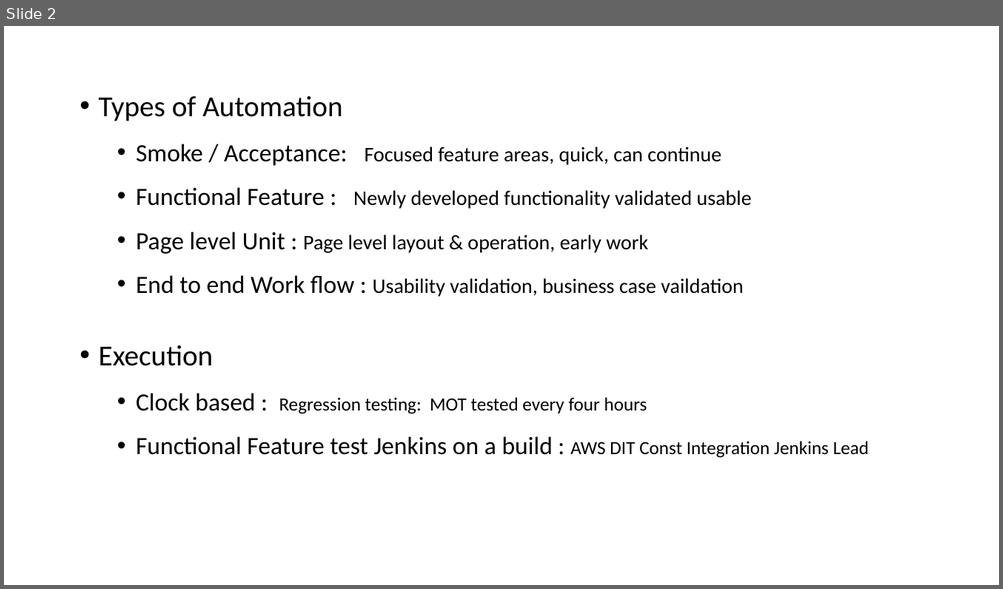
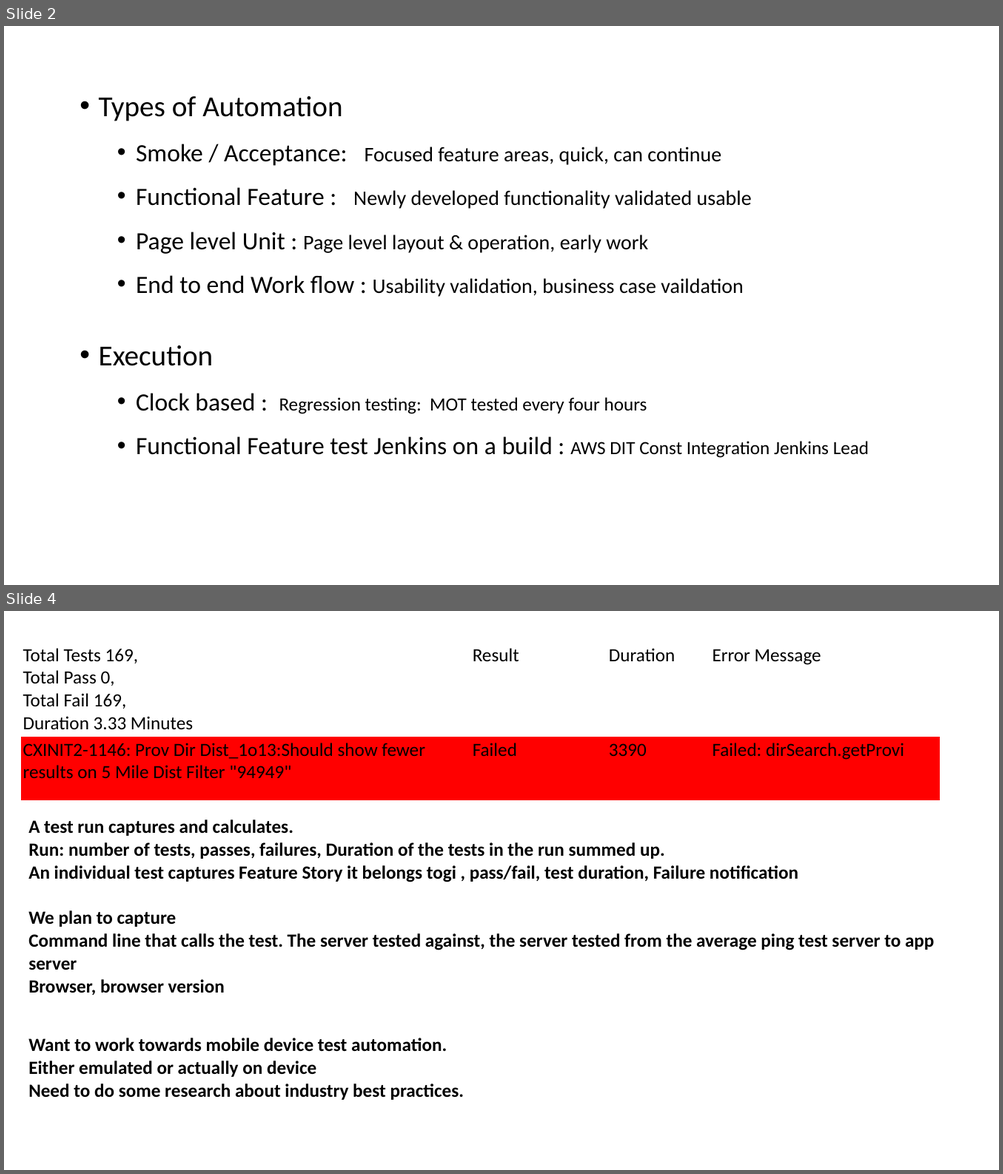
Before and after one commit to raghav9329/mainProf, a slide deck: 2017AutomationStrategy.pptx. Shown one above the other, each under a label of ours: slide 2 before the commit, slides 2 and 4 after it; the slides between them are not shown. The pictures are 1003x589 and 1003x1174 pixels, drawn with LibreOffice and Linux fonts; fonts in the diff are those of the drawing. Boxes give left, top, right and bottom in pixels: in the first picture for what was removed or moved away, otherwise in the second. Text is boxed around its words. In the diff, an @@ line names an element or a change of style, - is before the commit and + after.

Commit message:
11/3/17 edits added

```diff
--- a/2017AutomationStrategy.pptx
+++ b/2017AutomationStrategy.pptx
@@ slide 4 added at [4,611,999,1170], background #FFFFFF @@
@@ table added at [21,641,939,798], 2 rows, 4 columns @@
+Total Tests 169, Total Pass 0, Total Fail 169, Duration 3.33 Minutes | Result | Duration | Error Message
+CXINIT2-1146: Prov Dir Dist_1o13:Should show fewer results on 5 Mile Dist Filter "94949" | Failed | 3390 | Failed: dirSearch.getProvi
@@ table added at [21,812,985,1008], 1 rows, 1 columns @@
+A test run captures and calculates. / Run: number of tests, passes, failures, Duration of the tests in the run summed up. / An individual test captures Feature Story it belongs togi , pass/fail, test duration, Failure notification / We plan to capture / Command line that calls the test. The server tested against, the server tested from the average ping test server to app server / Browser, browser version
@@ table added at [21,1031,827,1105], 1 rows, 1 columns @@
+Want to work towards mobile device test automation. / Either emulated or actually on device / Need to do some research about industry best practices.
```
Also in this commit, not shown: 1 slide changed.
